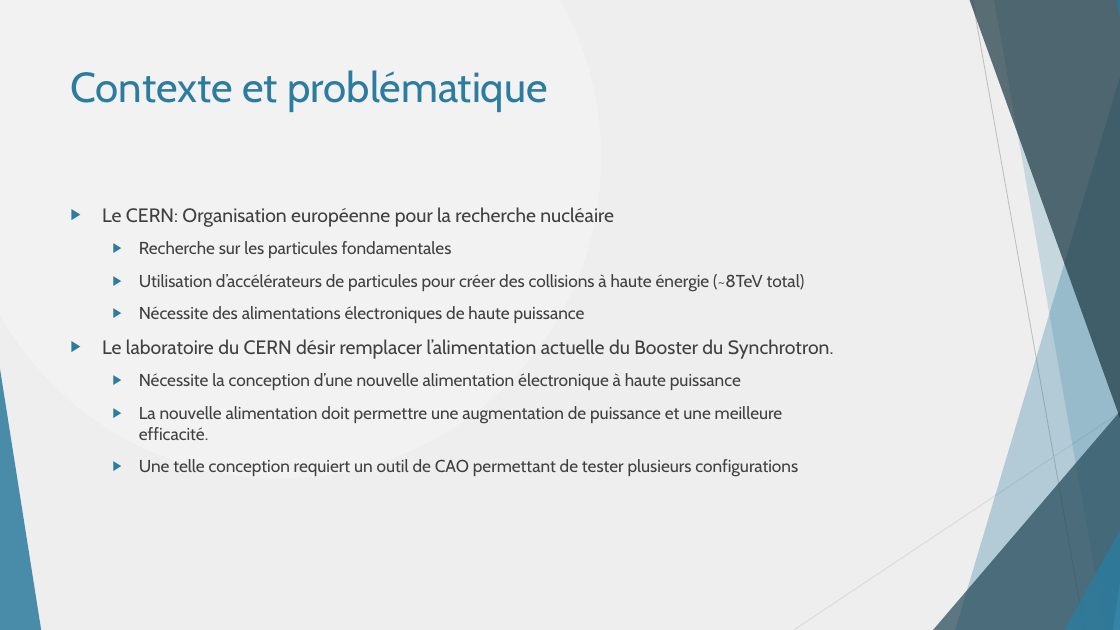
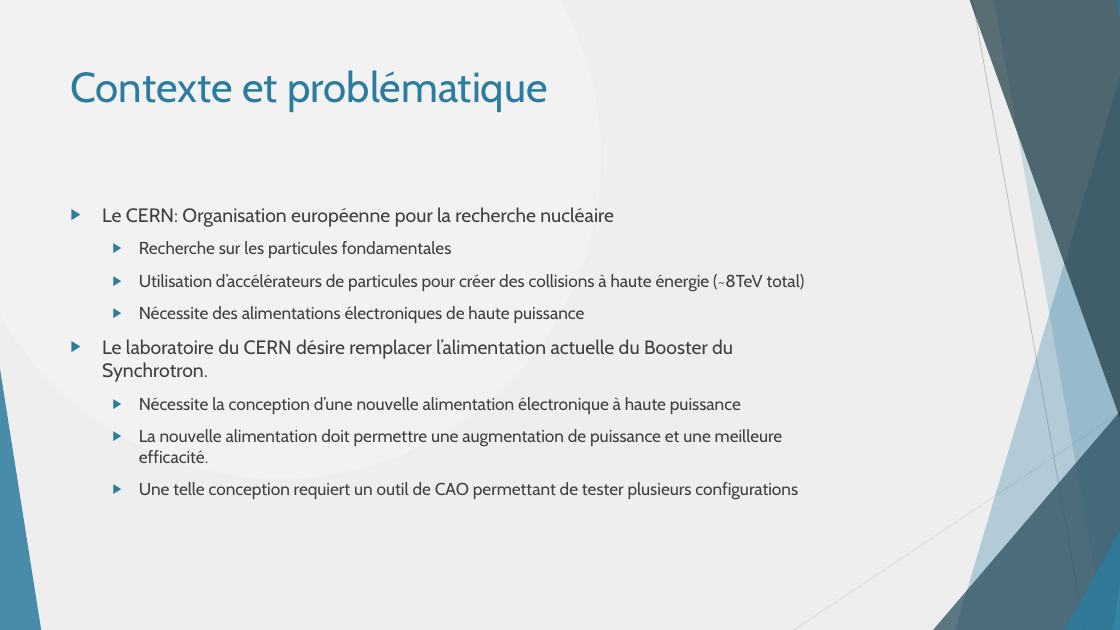
Before and after one commit to danthib76/DesignIV, a slide deck: slide 2 of Remise/Remise 1/Presentation_Remise_1.pptx. Drawn at 1120x630 pixels with LibreOffice and Linux fonts; fonts in the diff are those of the drawing. Boxes give left, top, right and bottom in pixels: in the first picture for what was removed or moved away, otherwise in the second. Text is boxed around its words. In the diff, an @@ line names an element or a change of style, - is before the commit and + after.

```diff
--- a/Remise/Remise 1/Presentation_Remise_1.pptx
+++ b/Remise/Remise 1/Presentation_Remise_1.pptx
@@ text at (102, 339, 733, 382): text changed @@
-▶ Le laboratoire du CERN désir remplacer l’alimentation actuelle du Booster du Synchrotron.
+▶ Le laboratoire du CERN désire remplacer l’alimentation actuelle du Booster du Synchrotron.
```
Also in this commit, not shown: 7 other slides changed, 2 slides added, 9 other files.
